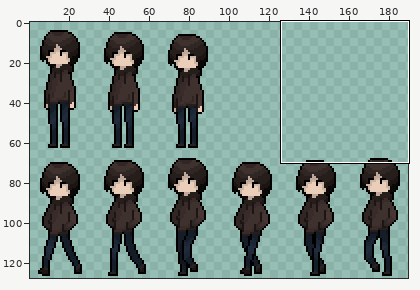
Sprite sheet: textures/cp.png. The picture above shows the old version from afar; the outline marks the close-up.
Close-up. The starting point:
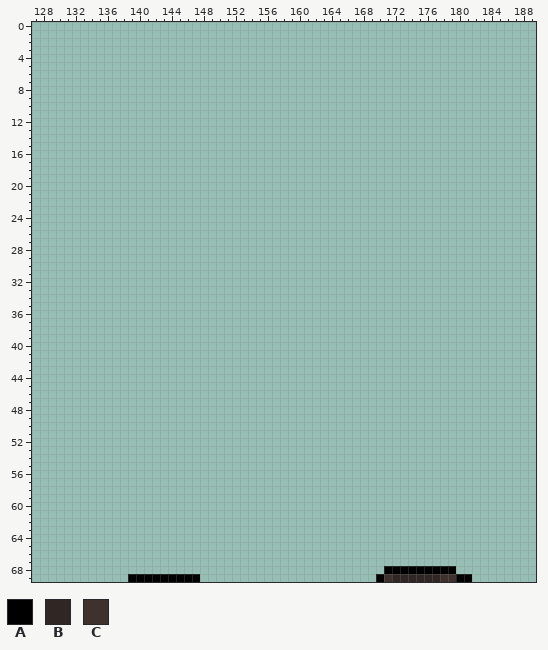
The file is 192x128 pixels. Colours within 5 levels of each other are drawn and written as one. Shown: x 127..189, y 0..69. The wide view leaves out empty margins. The commit also changed other parts of the picture, which this record leaves out.
Palette (. is transparent): A #000000  B #302623  C #3f312e
Pixels before (only the part around the change), first column x 127:
 1 ...............................................................
 2 ...............................................................
 3 ...............................................................
 4 ...............................................................
 5 ...............................................................
 6 ...............................................................
 7 ...............................................................
 8 ...............................................................
 9 ...............................................................
10 ...............................................................
11 ...............................................................
12 ...............................................................
13 ...............................................................
14 ...............................................................
15 ...............................................................
16 ...............................................................
17 ...............................................................
18 ...............................................................
19 ...............................................................
20 ...............................................................
21 ...............................................................
22 ...............................................................
23 ...............................................................
24 ...............................................................
25 ...............................................................
26 ...............................................................
27 ...............................................................
28 ...............................................................
29 ...............................................................
30 ...............................................................
31 ...............................................................
32 ...............................................................
33 ...............................................................
34 ...............................................................
35 ...............................................................
36 ...............................................................
37 ...............................................................
38 ...............................................................
39 ...............................................................
40 ...............................................................
41 ...............................................................
42 ...............................................................
43 ...............................................................
44 ...............................................................
45 ...............................................................
46 ...............................................................
47 ...............................................................
48 ...............................................................
49 ...............................................................
50 ...............................................................
51 ...............................................................
52 ...............................................................
53 ...............................................................
54 ...............................................................
55 ...............................................................
56 ...............................................................
57 ...............................................................
58 ...............................................................
59 ...............................................................
60 ...............................................................
61 ...............................................................
62 ...............................................................
63 ...............................................................
64 ...............................................................
65 ...............................................................
66 ...............................................................
67 ...............................................................
Now the later version:
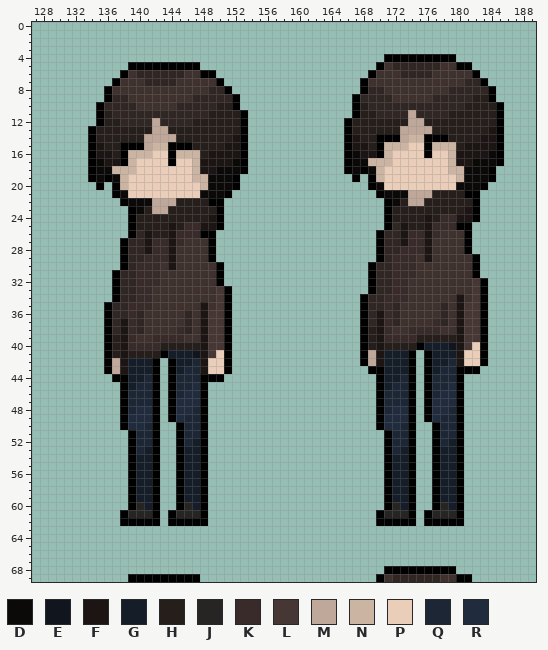
Colours new in this view: D #0c0a09  E #10151e  F #1c1514  G #151d28  H #261e1b  J #262524  K #382b29  L #473734  M #bfa899  N #ccb4a3  P #eaceb9  Q #1c2635  R #202b3d
Difference:
Changed rows in their new state; - is an unchanged pixel.
first column x 134:
 4 -------------------------------------AAAAAAAAA------
 5 -----AAAAAAAAA----------------------ACBBBBBBCCAA----
 6 ----ACBBBBBBCCAA-------------------ACCCBBBBCCCCCA---
 7 ---ACCCBBBBCCCCCA-----------------ACCCCCCCCCCCCBBA--
 8 --ACCCCCCCCCCCCBBA----------------ABBCCCCCCCCBBBBBA-
 9 --ABBCCCCCCCCBBBBBA--------------ABBBBCCCCCBBBBBHHA-
10 -ABBBBCCCCCBBBBBHHA--------------AHBBBBBBBBBBBBHHHHA
11 -AHBBBBBBBBBBBBHHHHA-------------AHHBBBBMBBBBHHHHHHA
12 -AHHBBBBMBBBBHHHHHHA------------AHHHHHHHMMHHHHHHHHHA
13 AHHHHHHHMMHHHHHHHHHA------------AHHHHHHMMMMHHHHHHHFA
14 AHHHHHHMMMMHHHHHHHFA------------AFHHAAAMNNAAAHHHHFFA
15 AFHHAAAMNNAAAHHHHFFA------------AFFHANNNPPANNNHFFFFA
16 AFFHANNNPPANNNHFFFFA------------ADFFANPPPPAPPNFFFFDA
17 ADFFANPPPPAPPNFFFFDA------------ADDNNNPPPPPPPNFFDDDA
18 ADDNNNPPPPPPPNFFDDDA------------ADADNPPPPPPPPNNDDDA-
19 ADADNPPPPPPPPNNDDDA--------------A-ANPPPPPPPPPNDDDA-
20 -A-ANPPPPPPPPPNDDDA----------------ADPPPPPPPPPDDDA--
21 ---ADPPPPPPPPPDDDA------------------ADDDMMMHHHHAA---
22 ----ADDDMMMHHHHAA--------------------ADHMMHHHHHHA---
23 -----ADHMMHHHHHHA--------------------AHHHHHHHHHFA---
24 -----AHHHHHHHHHFA--------------------AHHHHFHKKFFA---
25 -----AHHHHFHKKFFA--------------------ABFHHFKKKAA----
26 -----ABFHHFKKKAA--------------------ABBFKKFKCCCA----
27 ----ABBFKKFKCCCA--------------------ABBFKKFCCCCA----
28 ----ABBFKKFCCCCA--------------------ABBKKKFCCCCA----
29 ----ABBKKKFCCCCA--------------------ABKKKCFCCCCCA---
30 ----ABKKKCFCCCCCA------------------ABBKKKCCCCCCCA---
31 ---ABBKKKCCCCCCCA------------------ABBKKKCCCCCCCA---
32 ---ABBKKKCCCCCCCA------------------ABBKKCCCCCCCCLA--
33 ---ABBKKCCCCCCCCLA-----------------ABBKKCCCCCCCCLA--
34 ---ABBKKCCCCCCCCLA----------------ABBKKKCCCCCCFCLA--
35 --ABBKKKCCCCCCFCLA----------------ABBKBCCCCCBCFLLA--
36 --ABBKBCCCCCBCFLLA----------------ABFKBCCCCCBCFLLA--
37 --ABFKBCCCCCBCFLLA----------------ABFKBCCCCKBCFLLA--
38 --ABFKBCCCCKBCFLLA----------------AHFKCCKKKKCCFLLA--
39 --AHFKCCKKKKCCFLLA----------------AHFKKKKHHHHHFLLA--
40 --AHFKKKKHHHHHFLLA----------------AHFHHHHAGGGEFLPA--
41 --AHFHHHHAGGGEFLPA----------------AMFGGGA-AGGGFPPA--
42 --AMFGGGA-AGGQFPPA----------------AMFGGGA-AGGQFPPA--
43 --AMFGGGA-AGQQFPPA-----------------AAGGGA-AGQQAAA---
44 ---AAGGQA-AQQQAAA-------------------AGGQA-AQQQA-----
45 ----AGQQA-AQQRA---------------------AGQQA-AQQRA-----
46 ----AQQQA-AQRRA---------------------AQQQA-AQRRA-----
47 ----AQQQA-ARRRA---------------------AQQQA-ARRRA-----
48 ----AQRRA-ARRQA---------------------AQRRA-ARRQA-----
49 ----ARRRA-ARQQA---------------------ARRRA-ARQQA-----
50 ----ARRQA--AQQA---------------------ARRQA--AQQA-----
51 -----AQQA--AQQA----------------------AQQA--AQQA-----
52 -----AQQA--AQGA----------------------AQQA--AQGA-----
53 -----AQGA--AGGA----------------------AQGA--AGGA-----
54 -----AGGA--AGGA----------------------AGGA--AGGA-----
55 -----AGGA--AGGA----------------------AGGA--AGGA-----
56 -----AGGA--AGGA----------------------AGGA--AGGA-----
57 -----AGGA--AGGA----------------------AGGA--AGGA-----
58 -----AGGA--AGGA----------------------AGGA--AGGA-----
59 -----AGGA--AGGA----------------------AGGA--AGGA-----
60 -----AJGA--AJGA----------------------AJGA--AJGA-----
61 ----AJJJA-AJJJA---------------------AJJJA-AJJJA-----
62 ----AAAAA-AAAAA---------------------AAAAA-AAAAA-----
Where, in picture pixels (left, top, right, bottom), the same in both close-ups:
added: (344, 54, 504, 526)
added: (88, 62, 248, 526)
